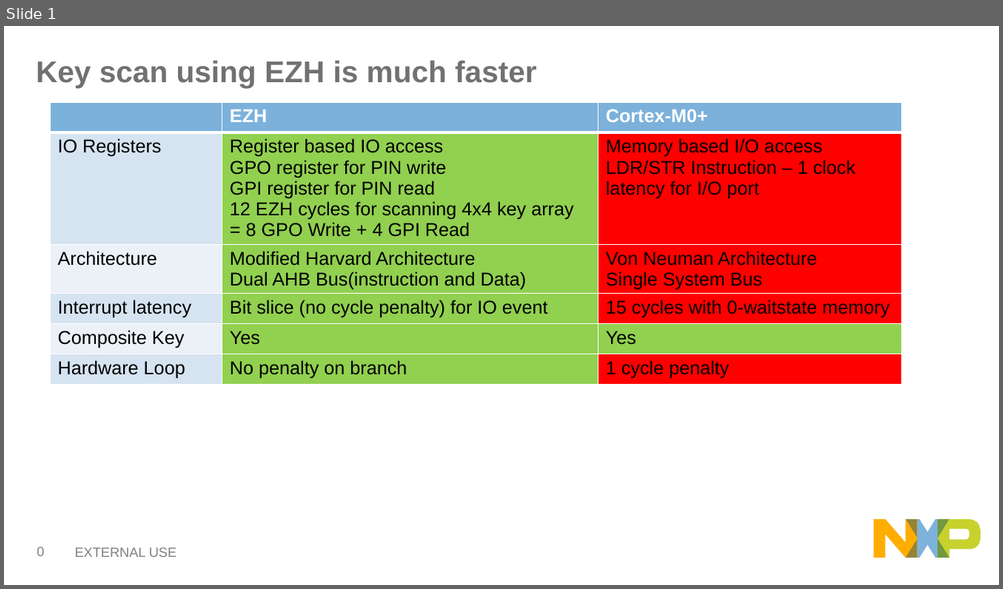
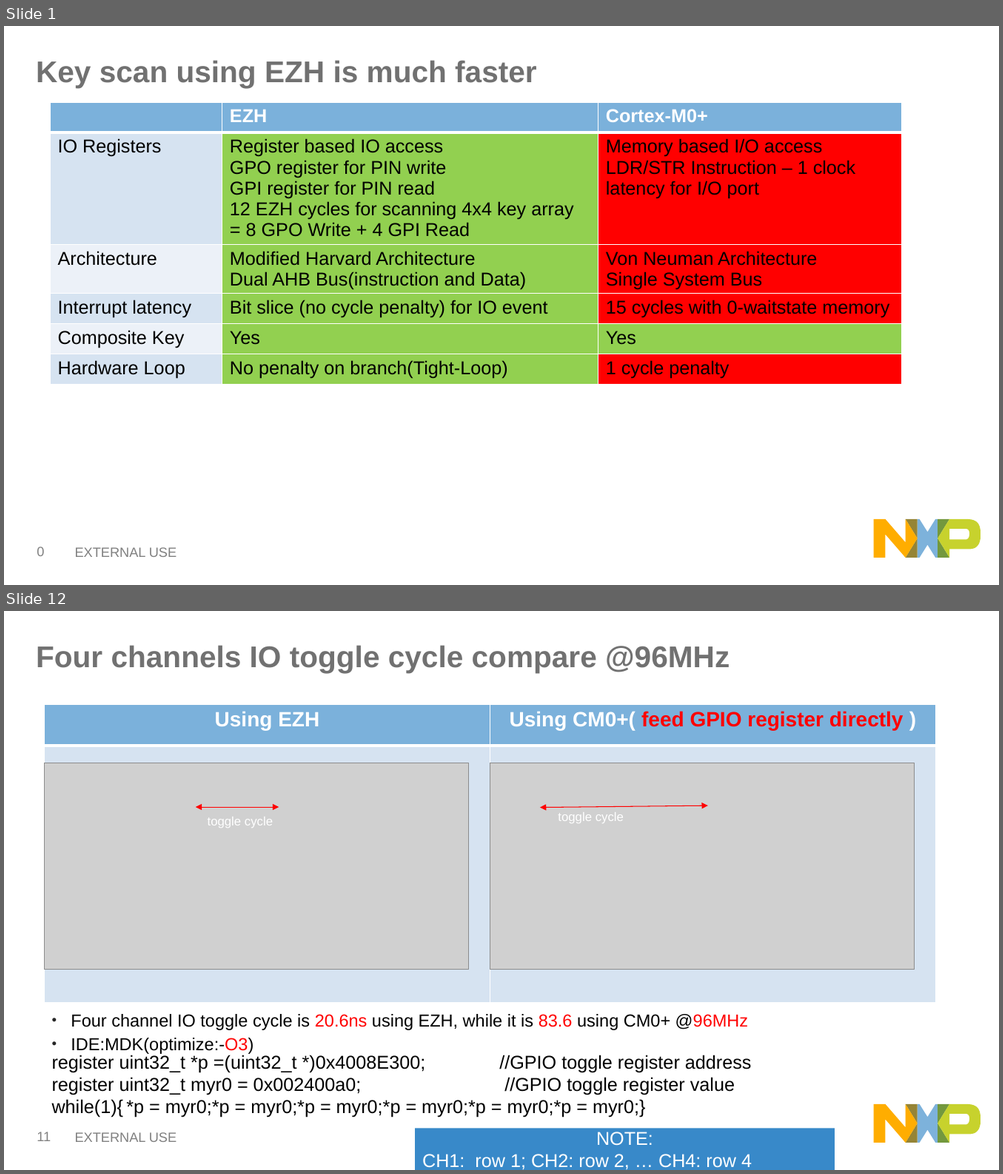
Before and after one commit to JohnWu1234/EZH_KeyScan, a slide deck: ezh_for_key_scan_john.pptx. Shown one above the other, each under a label of ours: slide 1 before the commit, slides 1 and 12 after it; the slides between them are not shown. The pictures are 1003x589 and 1003x1174 pixels, drawn with LibreOffice and Linux fonts; fonts in the diff are those of the drawing; grey boxes stand for pictures. Boxes give left, top, right and bottom in pixels: in the first picture for what was removed or moved away, otherwise in the second. Text is boxed around its words. In the diff, an @@ line names an element or a change of style, - is before the commit and + after.

Commit message:
[lpc51u68][ezh][keyscan]v2.0     1.add 150MHz perfermance     2.add GPIO toggle with SDK implement     3.update the compare slid

```diff
--- a/ezh_for_key_scan_john.pptx
+++ b/ezh_for_key_scan_john.pptx
@@ slide 12 added at box(4, 611, 999, 1170), background #FFFFFF; not listed: 7 template elements that a slide beside it also shows @@
@@ title added at box(36, 645, 729, 673), 29 pt, text #707070, bold @@
+Four channels IO toggle cycle compare @96MHz
@@ table added at box(44, 704, 935, 1002), 2 rows, 2 columns @@
+Using EZH | Using CM0+( feed GPIO register directly )
+ | 
@@ picture added at box(44, 763, 469, 970) @@
@@ picture added at box(489, 763, 914, 970) @@
@@ double arrow added from (196, 807) to (279, 807), #FF0000 0.75 pt @@
@@ double arrow added from (540, 807) to (708, 806), #FF0000 0.75 pt @@
@@ text added at box(208, 817, 273, 828), 12 pt, text #FFFFFF @@
+toggle cycle
@@ text added at box(558, 812, 623, 823), 12 pt, text #FFFFFF @@
+toggle cycle
@@ text added at box(71, 1014, 748, 1054), 16.8 pt, text #000000 @@
+• Four channel IO toggle cycle is 20.6ns using EZH, while it is 83.6 using CM0+ @96MHz
+• IDE:MDK(optimize:-O3)
@@ text added at box(52, 1054, 751, 1118), 18 pt, text #000000 @@
+register uint32_t *p =(uint32_t *)0x4008E300; //GPIO toggle register address
+register uint32_t myr0 = 0x002400a0; //GPIO toggle register value
+while(1){ *p = myr0;*p = myr0;*p = myr0;*p = myr0;*p = myr0;*p = myr0;}
@@ rectangle added at box(415, 1129, 834, 1170), fill #3889C9, 18 pt, text #FFFFFF @@
+NOTE:
+CH1: row 1; CH2: row 2, … CH4: row 4
@@ slide 1 changed as well @@
@@ table at box(51, 102, 902, 395) @@
-row 6, column 2: No penalty on branch
+row 6, column 2: No penalty on branch(Tight-Loop)
```
Also in this commit, not shown: 3 other slides changed, 9 other slides added, 11 other files.
